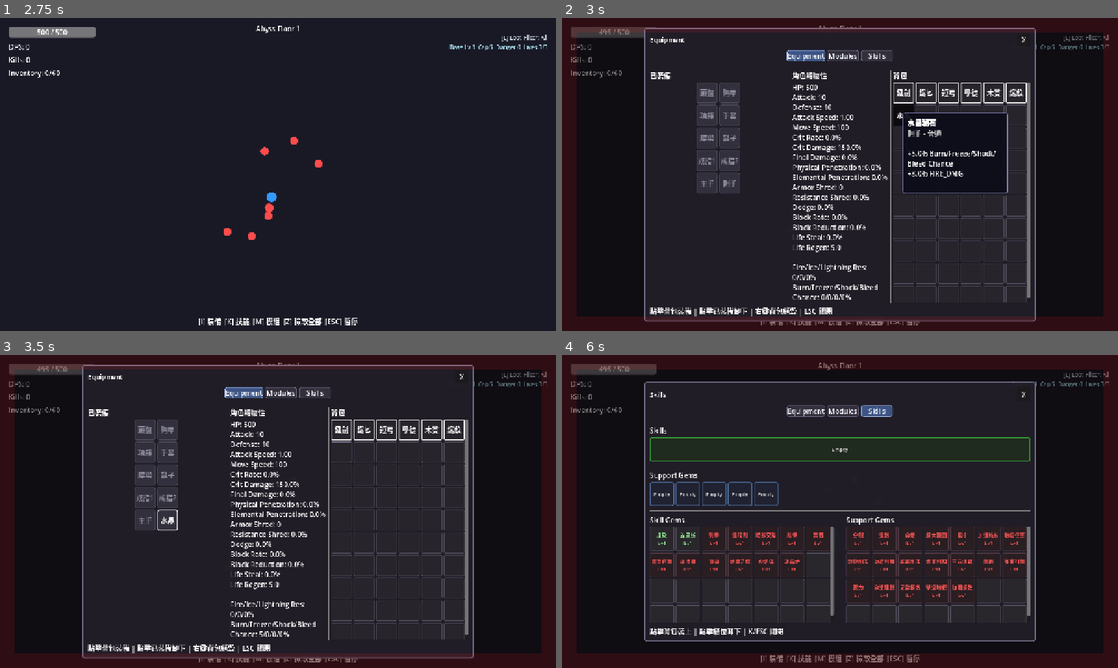
Above: before the commit, frames 1-4 (two rows, left to right).
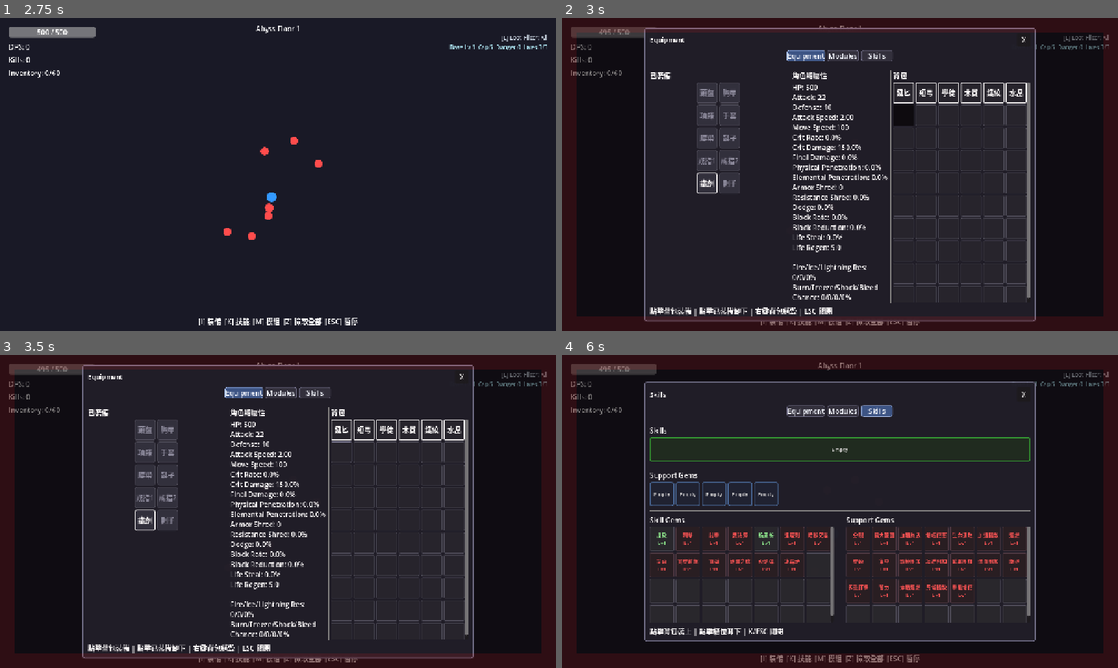
Above: after the commit, the same moments.

Repository: EeroLai/abyssal-walker
Game: Godot game, scene res://scenes/main/lobby.tscn
The game is run twice, just before and just after one commit, with the same random seed, the same clock (stepped at 60 frames per second) and the same inputs.
Inputs (mouse positions are in pixels of both pictures, inside the frame that each line leads up to):
- Up to frame 1 (2.75 s): click "Start Baseline Dive" at 0.5 s; tap Enter at 1.25 s; move the mouse to (400, 158) at 1.27 s; hold Alt 1.28-2 s; click (400, 158) at 1.42 s; tap Space at 1.52 s; drag from (166, 190) to (250, 237) at 2.02 s
- Up to frame 2 (3 s): move the mouse to (895, 105) at 2.77 s; tap I at 2.85 s; click (895, 105) at 2.92 s
- Up to frame 3 (3.5 s): no input
- Up to frame 4 (6 s): click "Equipment" at 3.5 s; click "Modules" at 4.25 s; click "裝備" at 5 s; click "Skills" at 5.75 s

Frame 1 is identical in both runs. In frame 2, 4.7% of the frame differs, in the area x 24-83%, y 22-56%; in frame 3, 0.5%; in frame 4, 1.0%.

Commit message:
Release 2.4.1 player state refactor

Diff:
--- a/scripts/autoload/game_manager.gd
+++ b/scripts/autoload/game_manager.gd
@@ -346,6 +346,10 @@
 	return _query_service.get_persistent_player_build_snapshot()
 
 
+func get_persistent_player_state() -> PlayerState:
+	return _query_service.get_persistent_player_state()
+
+
 func add_loot_to_run_backpack(item: Variant) -> void:
 	_command_service.add_loot_to_run_backpack(item)
 
--- /dev/null
+++ b/scripts/core/player/player_state.gd
@@ -0,0 +1,175 @@
+class_name PlayerState
+extends RefCounted
+
+var equipment: Dictionary = {}
+var inventory: Array = []
+var skill_gem_inventory: Array = []
+var support_gem_inventory: Array = []
+var equipped_skill_gem: SkillGem = null
+var equipped_support_gems: Array = []
+var module_inventory: Array = []
+var equipped_modules: Array = []
+
+
+func is_empty() -> bool:
+	if not equipment.is_empty():
+		return false
+	if equipped_skill_gem != null:
+		return false
+	return (
+		inventory.is_empty()
+		and skill_gem_inventory.is_empty()
+		and support_gem_inventory.is_empty()
+		and equipped_support_gems.is_empty()
+		and module_inventory.is_empty()
+		and equipped_modules.is_empty()
+	)
+
+
+func clear() -> void:
+	equipment.clear()
+	inventory.clear()
+	skill_gem_inventory.clear()
+	support_gem_inventory.clear()
+	equipped_skill_gem = null
+	equipped_support_gems.clear()
+	module_inventory.clear()
+	equipped_modules.clear()
+
+
+func capture_from_player(player: Player) -> void:
+	if player == null or not player.can_snapshot_build():
+		clear()
+		return
+
+	clear()
+	for slot_id in Player.EQUIPMENT_SLOT_ORDER:
+		var equipped_item: EquipmentData = player.get_equipped(slot_id)
+		if equipped_item != null:
+			equipment[slot_id] = equipped_item.duplicate(true)
+
+	inventory = _clone_resource_array(player.inventory)
+	skill_gem_inventory = _clone_resource_array(player.skill_gem_inventory)
+	support_gem_inventory = _clone_resource_array(player.support_gem_inventory)
+	if player.gem_link != null and player.gem_link.skill_gem != null:
+		equipped_skill_gem = player.gem_link.skill_gem.duplicate(true)
+	equipped_support_gems = _clone_resource_array(player.gem_link.support_gems)
+	module_inventory = _clone_resource_array(player.module_inventory)
+	equipped_modules = _clone_resource_array(player.core_board.slots)
+
+
+func load_snapshot(snapshot: Dictionary) -> void:
+	clear()
+	if snapshot.is_empty():
+		return
+
+	equipment = _clone_equipment_map(snapshot.get("equipment", {}))
+	inventory = _clone_resource_array(snapshot.get("inventory", []))
+	skill_gem_inventory = _clone_resource_array(snapshot.get("skill_gem_inventory", []))
+	support_gem_inventory = _clone_resource_array(snapshot.get("support_gem_inventory", []))
+
+	var skill_data: Variant = snapshot.get("equipped_skill_gem", null)
+	if skill_data is SkillGem:
+		equipped_skill_gem = (skill_data as SkillGem).duplicate(true)
+
+	equipped_support_gems = _clone_resource_array(snapshot.get("equipped_support_gems", []))
+	module_inventory = _clone_resource_array(snapshot.get("module_inventory", []))
+	equipped_modules = _clone_resource_array(snapshot.get("equipped_modules", []))
+
+
+func to_snapshot() -> Dictionary:
+	return {
+		"equipment": _clone_equipment_map(equipment),
+		"inventory": _clone_resource_array(inventory),
+		"skill_gem_inventory": _clone_resource_array(skill_gem_inventory),
+		"support_gem_inventory": _clone_resource_array(support_gem_inventory),
+		"equipped_skill_gem": _duplicate_item(equipped_skill_gem),
+		"equipped_support_gems": _clone_resource_array(equipped_support_gems),
+		"module_inventory": _clone_resource_array(module_inventory),
+		"equipped_modules": _clone_resource_array(equipped_modules),
+	}
+
+
+func duplicate_state() -> PlayerState:
+	var copy := PlayerState.new()
+	copy.load_snapshot(to_snapshot())
+	return copy
+
+
+func apply_to_player(player: Player) -> void:
+	if player == null or not player.can_snapshot_build():
+		return
+
+	player.clear_build_state()
+
+	for slot_id in Player.EQUIPMENT_SLOT_ORDER:
+		var item_data: Variant = equipment.get(slot_id, null)
+		if item_data is EquipmentData:
+			var equipped_item: EquipmentData = (item_data as EquipmentData).duplicate(true)
+			equipped_item.slot = slot_id
+			player.equip(equipped_item)
+
+	for item_data: Variant in inventory:
+		if item_data is EquipmentData:
+			player.add_to_inventory((item_data as EquipmentData).duplicate(true))
+
+	for i in range(mini(skill_gem_inventory.size(), player.MAX_SKILL_GEM_INVENTORY)):
+		var skill_item: Variant = skill_gem_inventory[i]
+		if skill_item is SkillGem:
+			player.set_skill_gem_in_inventory(i, (skill_item as SkillGem).duplicate(true))
+
+	for i in range(mini(support_gem_inventory.size(), player.MAX_SUPPORT_GEM_INVENTORY)):
+		var support_item: Variant = support_gem_inventory[i]
+		if support_item is SupportGem:
+			player.set_support_gem_in_inventory(i, (support_item as SupportGem).duplicate(true))
+
+	if equipped_skill_gem != null:
+		player.gem_link.set_skill_gem(equipped_skill_gem.duplicate(true))
+
+	for i in range(mini(equipped_support_gems.size(), Constants.MAX_SUPPORT_GEMS)):
+		var support_data: Variant = equipped_support_gems[i]
+		if support_data is SupportGem:
+			player.gem_link.set_support_gem(i, (support_data as SupportGem).duplicate(true))
+
+	for module_data: Variant in equipped_modules:
+		if module_data is Module:
+			var mod: Module = (module_data as Module).duplicate_module()
+			if not player.core_board.equip(mod, player.stats):
+				player.add_module_to_inventory(mod)
+
+	for module_data: Variant in module_inventory:
+		if module_data is Module:
+			player.add_module_to_inventory((module_data as Module).duplicate_module())
+
+	player.restore_health_to_max()
+
+
+func _clone_equipment_map(source: Variant) -> Dictionary:
+	var cloned: Dictionary = {}
+	if not (source is Dictionary):
+		return cloned
+	for slot_key in source.keys():
+		var slot_id: int = int(slot_key)
+		var value: Variant = source[slot_key]
+		if value is EquipmentData:
+			cloned[slot_id] = (value as EquipmentData).duplicate(true)
+	return cloned
+
+
+func _clone_resource_array(source: Variant) -> Array:
+	var cloned: Array = []
+	if not (source is Array):
+		return cloned
+	for value: Variant in source:
+		cloned.append(_duplicate_item(value))
+	return cloned
+
+
+func _duplicate_item(value: Variant) -> Variant:
+	if value == null:
+		return null
+	if value is Module:
+		return (value as Module).duplicate_module()
+	if value is Resource:
+		return (value as Resource).duplicate(true)
+	return value
--- a/scripts/core/run/run_query_service.gd
+++ b/scripts/core/run/run_query_service.gd
@@ -89,6 +89,10 @@
 	return _run_records_service.get_persistent_player_build_snapshot()
 
 
+func get_persistent_player_state() -> PlayerState:
+	return _run_records_service.get_persistent_player_state()
+
+
 func has_persistent_player_build() -> bool:
 	return _run_records_service.has_persistent_player_build()
 
--- a/scripts/core/run/run_records_service.gd
+++ b/scripts/core/run/run_records_service.gd
@@ -1,13 +1,13 @@
 class_name RunRecordsService
 extends RefCounted
 
-var persistent_player_build: Dictionary = {}
+var persistent_player_state: PlayerState = PlayerState.new()
 var last_run_extracted_summary: Dictionary = {}
 var last_run_failed_summary: Dictionary = {}
 
 
 func has_persistent_player_build() -> bool:
-	return not persistent_player_build.is_empty()
+	return not persistent_player_state.is_empty()
 
 
 func save_persistent_player_build_from_player(player: Player) -> void:
@@ -15,14 +15,11 @@
 		return
 	if not player.can_snapshot_build():
 		return
-	persistent_player_build = player.capture_build_snapshot()
+	persistent_player_state.capture_from_player(player)
 
 
 func save_persistent_player_build_snapshot(snapshot: Dictionary) -> void:
-	if snapshot.is_empty():
-		persistent_player_build = {}
-		return
-	persistent_player_build = snapshot.duplicate(true)
+	persistent_player_state.load_snapshot(snapshot)
 
 
 func apply_persistent_player_build_to_player(player: Player) -> void:
@@ -30,13 +27,17 @@
 		return
 	if not player.can_snapshot_build():
 		return
-	if persistent_player_build.is_empty():
+	if persistent_player_state.is_empty():
 		return
-	player.apply_build_snapshot(persistent_player_build)
+	persistent_player_state.apply_to_player(player)
 
 
 func get_persistent_player_build_snapshot() -> Dictionary:
-	return persistent_player_build.duplicate(true)
+	return persistent_player_state.to_snapshot()
+
+
+func get_persistent_player_state() -> PlayerState:
+	return persistent_player_state.duplicate_state()
 
 
 func record_extracted_summary(summary: Dictionary) -> void:
--- a/scripts/entities/player/player.gd
+++ b/scripts/entities/player/player.gd
@@ -1554,84 +1554,17 @@
 func capture_build_snapshot() -> Dictionary:
 	if not can_snapshot_build():
 		return {}
-
-	var equipped_map: Dictionary = {}
-	for slot_key in equipment.keys():
-		var slot_id: int = int(slot_key)
-		var equipped_item: EquipmentData = equipment.get(slot_key) as EquipmentData
-		if equipped_item != null:
-			equipped_map[slot_id] = equipped_item.duplicate(true)
-
-	var equipped_skill_gem: SkillGem = null
-	if gem_link.skill_gem != null:
-		equipped_skill_gem = gem_link.skill_gem.duplicate(true)
-
-	return {
-		"equipment": equipped_map,
-		"inventory": _clone_resource_array(inventory),
-		"skill_gem_inventory": _clone_resource_array(skill_gem_inventory),
-		"support_gem_inventory": _clone_resource_array(support_gem_inventory),
-		"equipped_skill_gem": equipped_skill_gem,
-		"equipped_support_gems": _clone_resource_array(gem_link.support_gems),
-		"module_inventory": _clone_resource_array(module_inventory),
-		"equipped_modules": _clone_resource_array(core_board.slots),
-	}
+	var state := PlayerState.new()
+	state.capture_from_player(self)
+	return state.to_snapshot()
 
 
 func apply_build_snapshot(snapshot: Dictionary) -> void:
 	if snapshot.is_empty() or not can_snapshot_build():
 		return
-
-	clear_build_state()
-
-	var equipped_map: Dictionary = snapshot.get("equipment", {})
-	for slot_id in EQUIPMENT_SLOT_ORDER:
-		var item_data: Variant = equipped_map.get(slot_id, null)
-		if item_data is EquipmentData:
-			var equipped_item: EquipmentData = (item_data as EquipmentData).duplicate(true)
-			equipped_item.slot = slot_id
-			equip(equipped_item)
-
-	var inventory_items: Array = snapshot.get("inventory", [])
-	for item_data: Variant in inventory_items:
-		if item_data is EquipmentData:
-			add_to_inventory((item_data as EquipmentData).duplicate(true))
-
-	var skill_inventory: Array = snapshot.get("skill_gem_inventory", [])
-	for i in range(mini(skill_inventory.size(), MAX_SKILL_GEM_INVENTORY)):
-		var skill_item: Variant = skill_inventory[i]
-		if skill_item is SkillGem:
-			set_skill_gem_in_inventory(i, (skill_item as SkillGem).duplicate(true))
-
-	var support_inventory: Array = snapshot.get("support_gem_inventory", [])
-	for i in range(mini(support_inventory.size(), MAX_SUPPORT_GEM_INVENTORY)):
-		var support_item: Variant = support_inventory[i]
-		if support_item is SupportGem:
-			set_support_gem_in_inventory(i, (support_item as SupportGem).duplicate(true))
-
-	var equipped_skill: Variant = snapshot.get("equipped_skill_gem", null)
-	if equipped_skill is SkillGem:
-		gem_link.set_skill_gem((equipped_skill as SkillGem).duplicate(true))
-
-	var equipped_supports: Array = snapshot.get("equipped_support_gems", [])
-	for i in range(mini(equipped_supports.size(), Constants.MAX_SUPPORT_GEMS)):
-		var support_data: Variant = equipped_supports[i]
-		if support_data is SupportGem:
-			gem_link.set_support_gem(i, (support_data as SupportGem).duplicate(true))
-
-	var equipped_modules: Array = snapshot.get("equipped_modules", [])
-	for module_data: Variant in equipped_modules:
-		if module_data is Module:
-			var mod: Module = (module_data as Module).duplicate_module()
-			if not core_board.equip(mod, stats):
-				add_module_to_inventory(mod)
-
-	var inventory_modules: Array = snapshot.get("module_inventory", [])
-	for module_data: Variant in inventory_modules:
-		if module_data is Module:
-			add_module_to_inventory((module_data as Module).duplicate_module())
-
-	restore_health_to_max()
+	var state := PlayerState.new()
+	state.load_snapshot(snapshot)
+	state.apply_to_player(self)
 
 
 func clear_build_state() -> void:
@@ -1649,20 +1582,6 @@
 	module_inventory.clear()
 
 
-func _clone_resource_array(source: Array) -> Array:
-	var cloned: Array = []
-	for value: Variant in source:
-		if value == null:
-			cloned.append(null)
-		elif value is Module:
-			cloned.append((value as Module).duplicate_module())
-		elif value is Resource:
-			cloned.append((value as Resource).duplicate(true))
-		else:
-			cloned.append(value)
-	return cloned
-
-
 func _emit_event_bus(signal_name: StringName, args: Array = []) -> void:
 	var event_bus: Variant = _get_event_bus()
 	if event_bus == null:
Not shown, added: scripts/core/player/player_state.gd.uid
Not shown, changed: CHANGELOG.md
